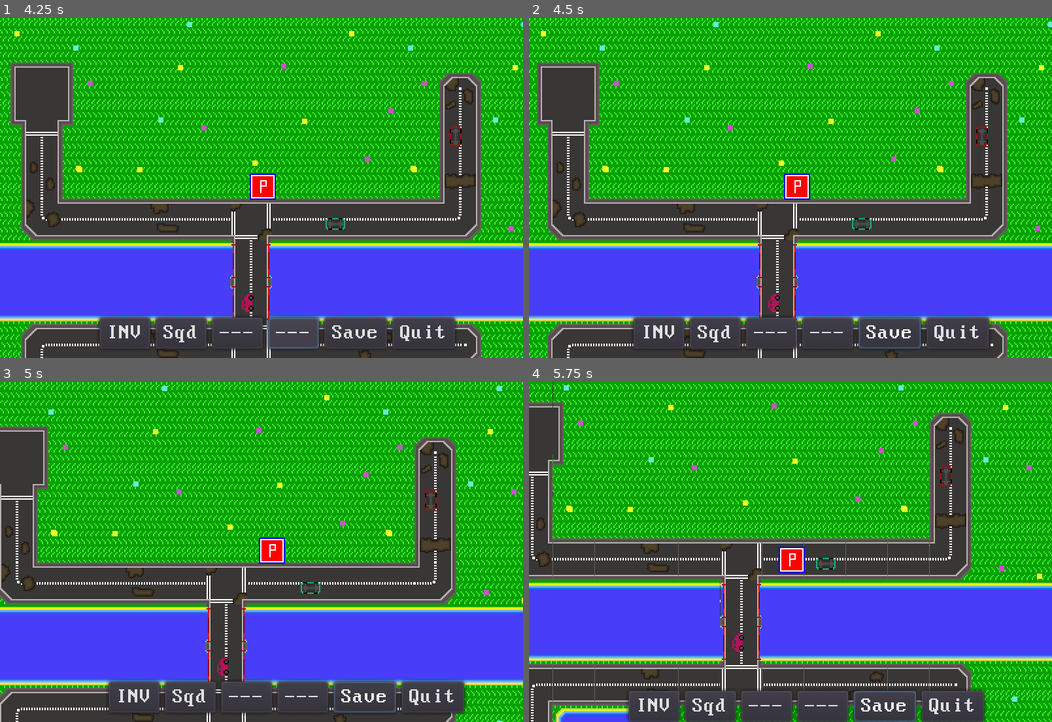
Above: before the commit, frames 1-4 (two rows, left to right).
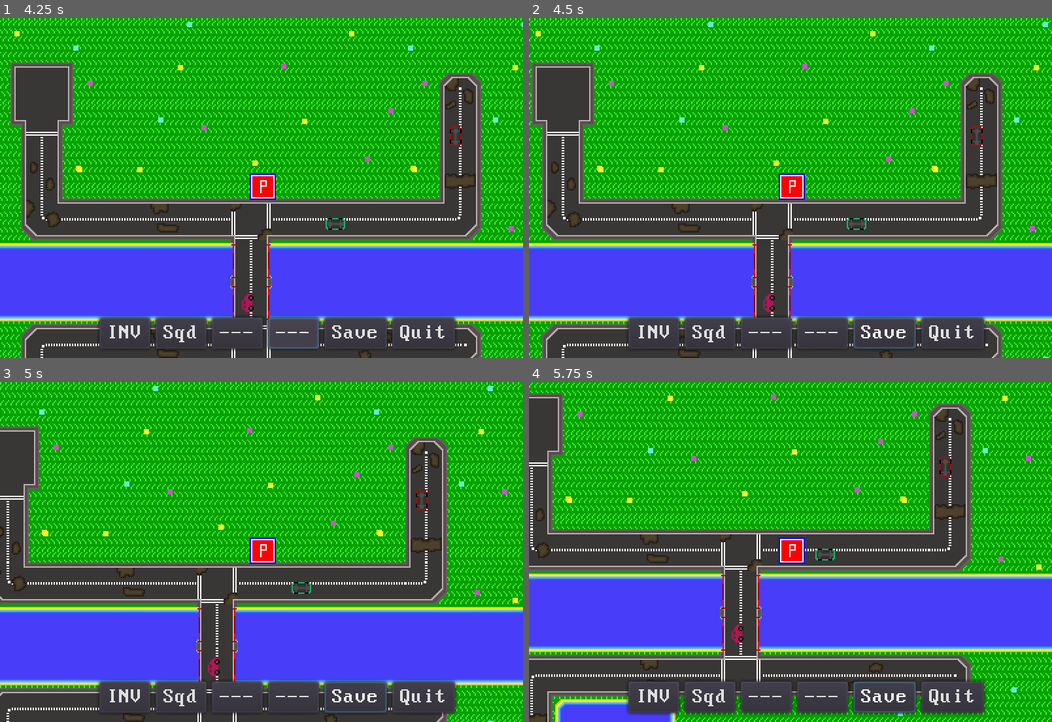
Above: after the commit, the same moments.

Repository: layonthehorn/Wasteland_clone
Game: Godot game, scene res://TestWorld.tscn
The game is run twice, just before and just after one commit, with the same random seed, the same clock (stepped at 60 frames per second) and the same inputs.
Inputs (mouse positions are in pixels of both pictures, inside the frame that each line leads up to):
- Up to frame 1 (4.25 s): click "INV" at 0.5 s; click "Sqd" at 1.25 s; click "Save" at 2 s; click "---" at 2.75 s; click "---" at 3.5 s
- Up to frame 2 (4.5 s): tap Enter at 4.25 s; move the mouse to (905, 171) at 4.27 s; hold D (ui_right) from 4.28 s (still down); tap Ctrl (test_script) at 4.35 s; click (905, 171) at 4.42 s
- Up to frame 3 (5 s): keep holding D (ui_right)
- Up to frame 4 (5.75 s): move the mouse to (685, 569) at 5.02 s; release D (ui_right) at 5.03 s; hold S (ui_down) from 5.03 s (still down); tap Ctrl (test_script) at 5.1 s

Frame 1 is identical in both runs. In frame 2, 8.5% of the frame differs, in the area x 0-100%, y 1-100%; in frame 3, 27%; in frame 4, 37%, in the area x 0-100%, y 0-100%.

Commit message:
updated names

Diff:
--- a/Menus/menubar.tscn
+++ b/Menus/menubar.tscn
@@ -32,12 +32,12 @@
 "_edit_use_anchors_": true
 }
 
-[node name="Button" type="Button" parent="NinePatchRect/HBoxContainer"]
+[node name="Inventory" type="Button" parent="NinePatchRect/HBoxContainer"]
 margin_right = 39.0
 margin_bottom = 24.0
 text = "INV"
 
-[node name="Button2" type="Button" parent="NinePatchRect/HBoxContainer"]
+[node name="Squad" type="Button" parent="NinePatchRect/HBoxContainer"]
 margin_left = 43.0
 margin_right = 82.0
 margin_bottom = 24.0
@@ -55,13 +55,13 @@
 margin_bottom = 24.0
 text = "---"
 
-[node name="Button5" type="Button" parent="NinePatchRect/HBoxContainer"]
+[node name="Save" type="Button" parent="NinePatchRect/HBoxContainer"]
 margin_left = 172.0
 margin_right = 220.0
 margin_bottom = 24.0
 text = "Save"
 
-[node name="Button6" type="Button" parent="NinePatchRect/HBoxContainer"]
+[node name="Quit" type="Button" parent="NinePatchRect/HBoxContainer"]
 margin_left = 224.0
 margin_right = 272.0
 margin_bottom = 24.0
--- a/TestWorld.tscn
+++ b/TestWorld.tscn
@@ -46,7 +46,6 @@
 [node name="Camera2D" type="Camera2D" parent="."]
 position = Vector2( 152, 88 )
 current = true
-smoothing_enabled = true
 
 [node name="Control" parent="Camera2D" instance=ExtResource( 6 )]
 anchor_right = 0.0
